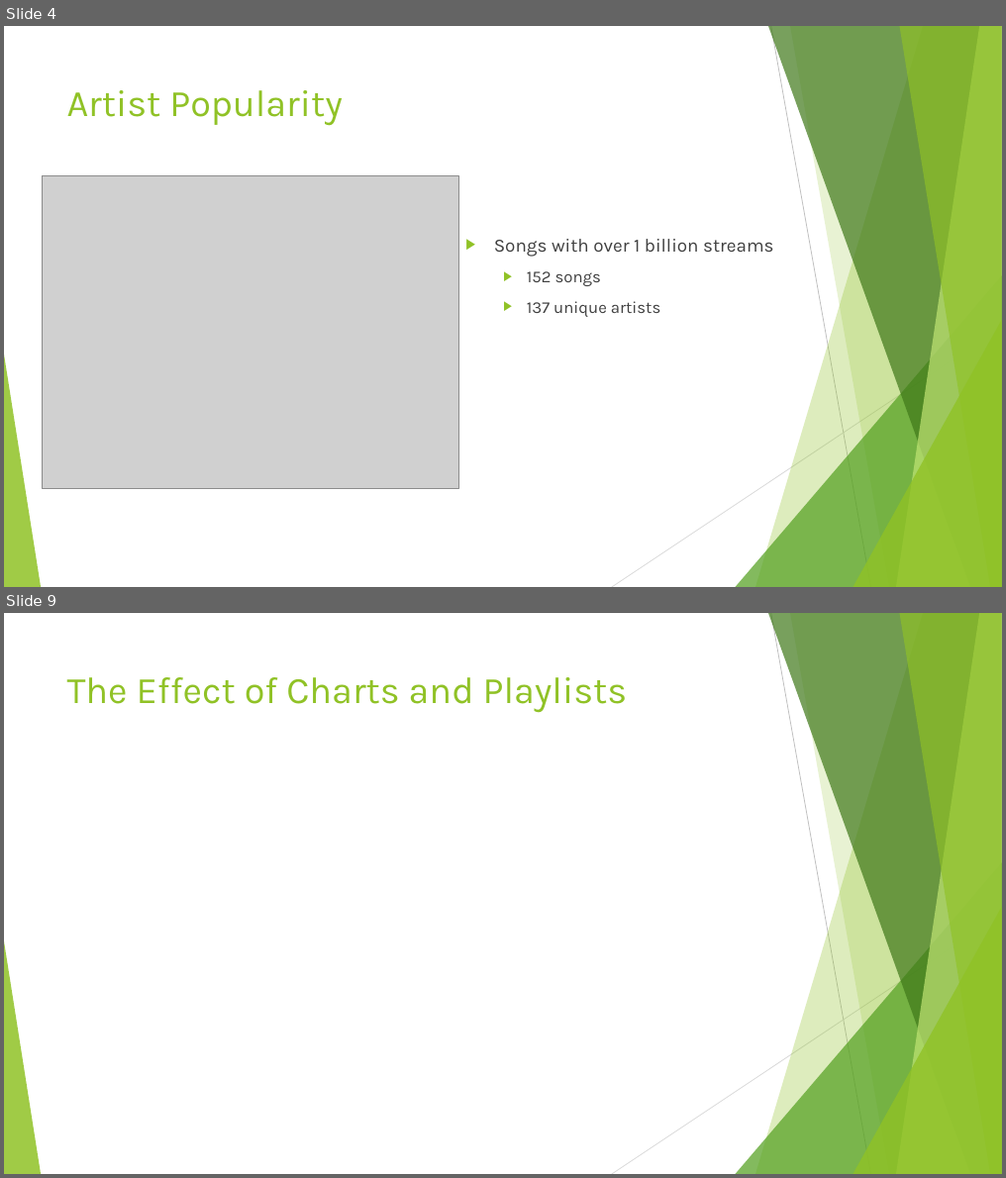
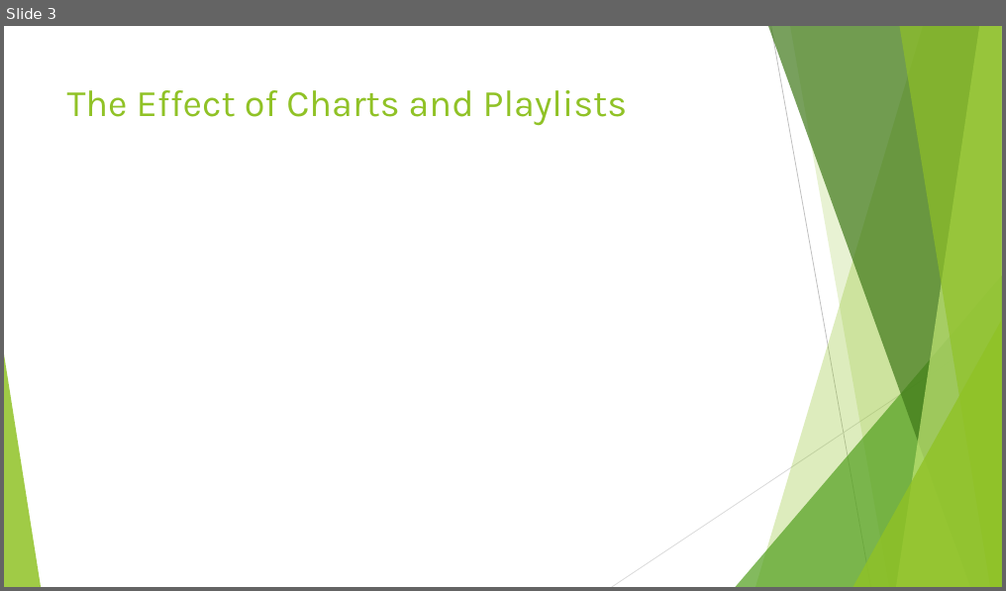
Before and after one commit to d6kramer/project-1-group-08, a slide deck: Project_1_Spotify_2023_Analysis.pptx. Shown one above the other, each under a label of ours: slides 4 and 9 before the commit, slide 3 after it; the slides between them are not shown. The pictures are 1006x1178 and 1006x591 pixels, drawn with LibreOffice and Linux fonts; fonts in the diff are those of the drawing; grey boxes stand for pictures. Boxes give left, top, right and bottom in pixels: in the first picture for what was removed or moved away, otherwise in the second. Text is boxed around its words. In the diff, an @@ line names an element or a change of style, - is before the commit and + after.

```diff
--- a/Project_1_Spotify_2023_Analysis.pptx
+++ b/Project_1_Spotify_2023_Analysis.pptx
@@ slide 4 removed at [4, 26, 1002, 587], background #FFFFFF; not listed: 10 template elements that a slide beside it also shows @@
@@ title removed at [67, 90, 343, 126] @@
-Artist Popularity
@@ picture removed at [42, 175, 458, 488] @@
@@ text removed at [494, 239, 774, 317] @@
-▶ Songs with over 1 billion streams
-  ▶ 152 songs
-  ▶ 137 unique artists
@@ what was slide 9 is now slide 3 @@
```
Also in this commit, not shown: 5 other slides removed.
